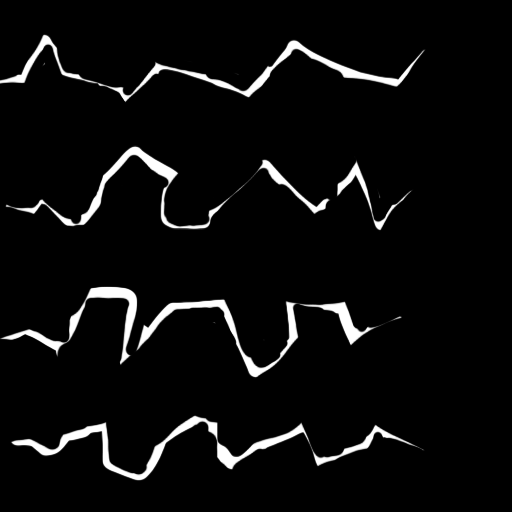
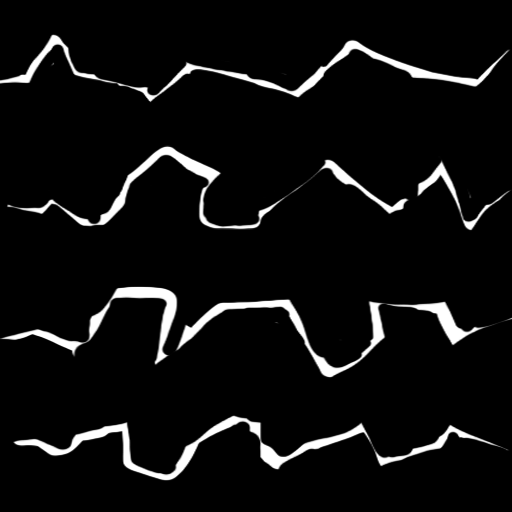
Comparing the layer stacks of the two 512x512 images. Changes:
added layer "Layer 3 copy" above "Layer 3" over box(1, 34, 512, 481)
